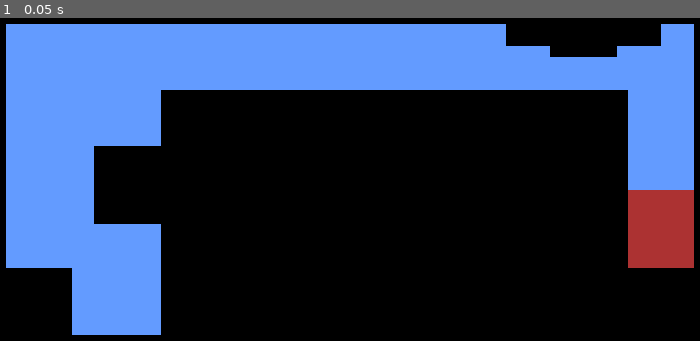
Above: before the commit, frame 1.
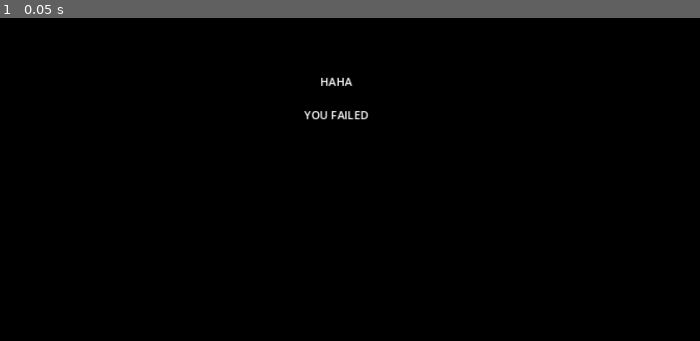
Above: after the commit, the same moment.

Repository: kirby-b/Mouse-Maze-Godot
Game: Godot game, scene res://scenes/lvl_1.tscn
Two runs of this game, one before a commit and one after it. Both use one fixed random seed, a clock stepped at 60 frames per second and the inputs below. The engine's default icon, where the game draws it, is replaced by a stand-in: a white triangle on a blue panel in a dark square.
Inputs:
- Up to frame 1 (0.05 s): no input

The runs differ from the first frame. In frame 1, 36% of the frame differs, in the area x 0-100%, y 1-99%.

Commit message:
Update project.godot

Diff:
--- a/project.godot
+++ b/project.godot
@@ -18,6 +18,7 @@
 [autoload]
 
 Events="*res://scripts/Events.gd"
+ScreenPlayer="*res://scenes/screen_player.tscn"
 
 [display]
 
